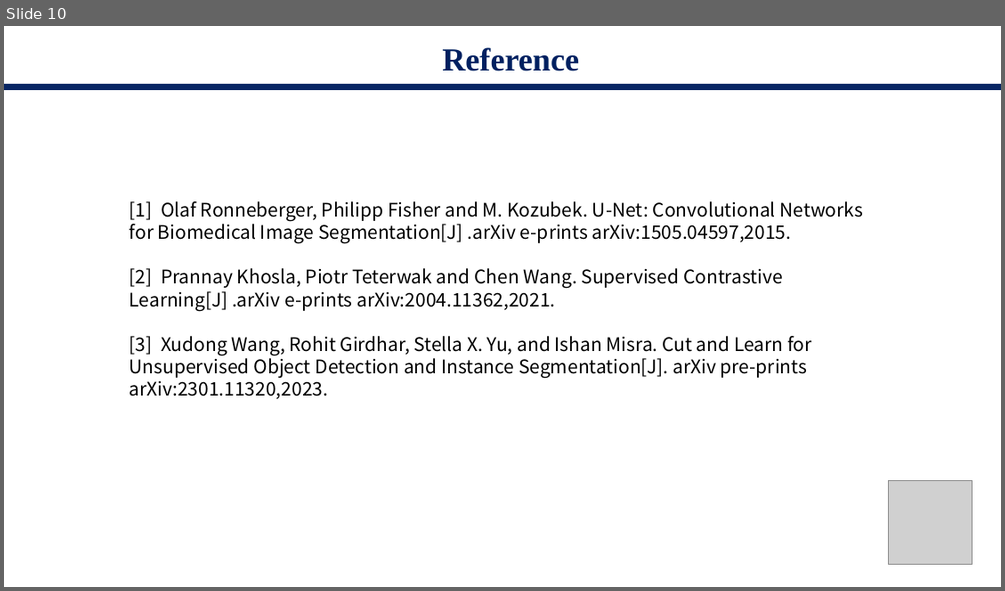
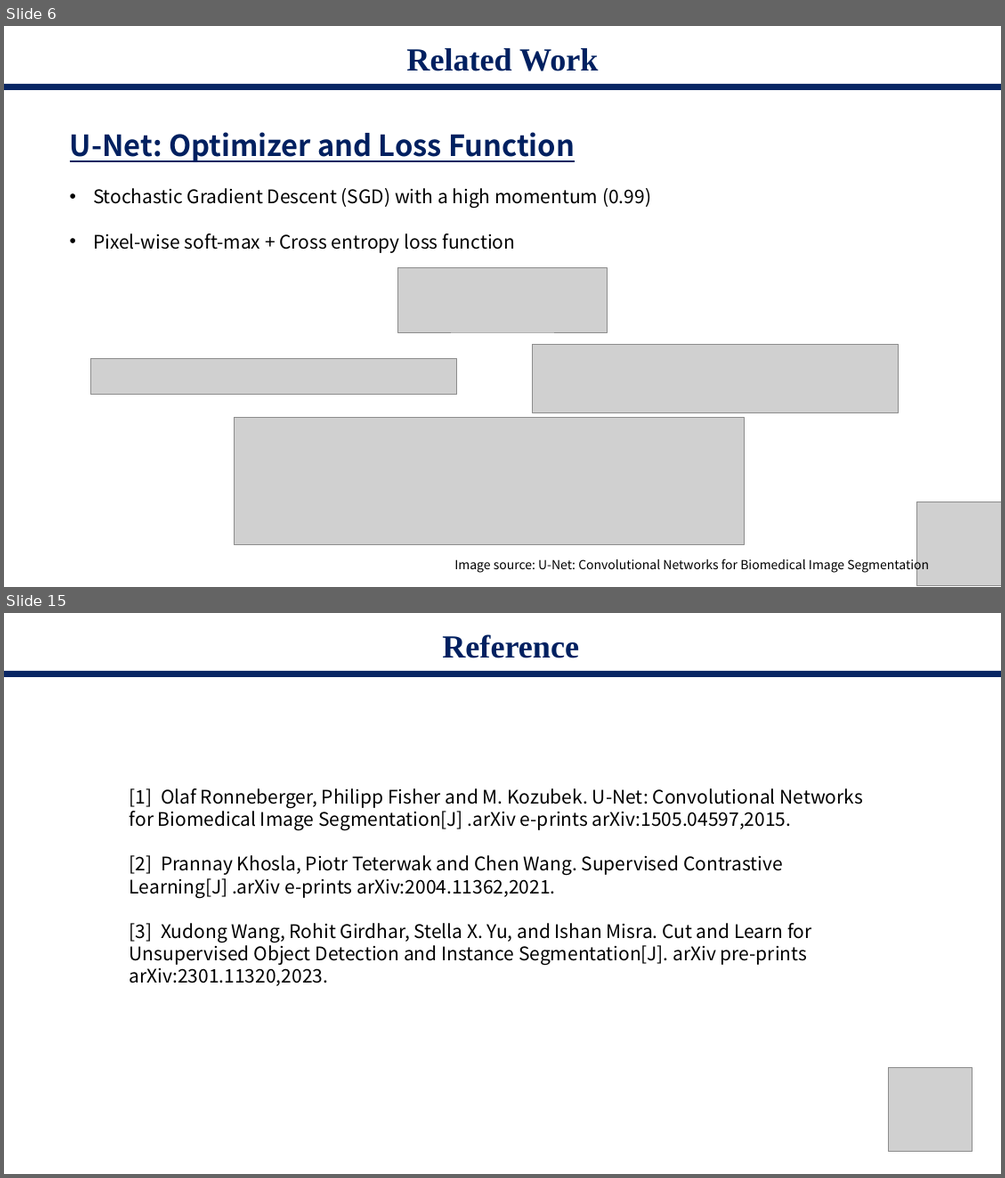
Before and after one commit to starga2er777/CS405_Project_SUSTech, a slide deck: proposal.pptx. Shown one above the other, each under a label of ours: slide 10 before the commit, slides 6 and 15 after it; the slides between them are not shown. The pictures are 1005x591 and 1005x1178 pixels, drawn with LibreOffice and Linux fonts; fonts in the diff are those of the drawing; grey boxes stand for pictures. Boxes give left, top, right and bottom in pixels: in the first picture for what was removed or moved away, otherwise in the second. Text is boxed around its words. In the diff, an @@ line names an element or a change of style, - is before the commit and + after.

```diff
--- a/proposal.pptx
+++ b/proposal.pptx
@@ slide 6 added at box(4, 26, 1001, 587), background #FFFFFF @@
@@ title added at box(406, 48, 598, 71), 31 pt, text #002060, bold @@
+Related Work
@@ rectangle added at box(4, 84, 1001, 89), fill #002060 at 97% opacity @@
@@ text added at box(70, 132, 651, 253), 18 pt, text #000000 @@
+U-Net: Optimizer and Loss Function
+• Stochastic Gradient Descent (SGD) with a high momentum (0.99)
+• Pixel-wise soft-max + Cross entropy loss function
@@ picture added at box(398, 267, 607, 332) @@
@@ picture added at box(532, 345, 898, 412) @@
@@ picture added at box(90, 358, 457, 394) @@
@@ picture added at box(234, 417, 744, 545) @@
@@ picture added at box(917, 501, 1001, 585) @@
@@ text added at box(454, 557, 929, 573), 12 pt, text #000000 @@
+Image source: U-Net: Convolutional Networks for Biomedical Image Segmentation
@@ what was slide 10 is now slide 15 @@
```
Also in this commit, not shown: 7 slides changed, 7 other slides added, 3 slides removed, 2 other files.
